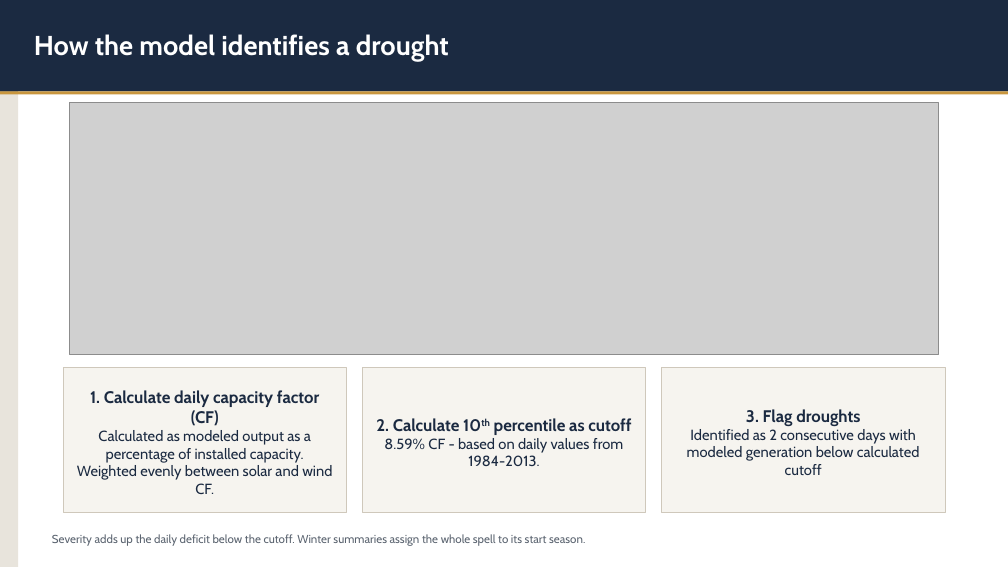
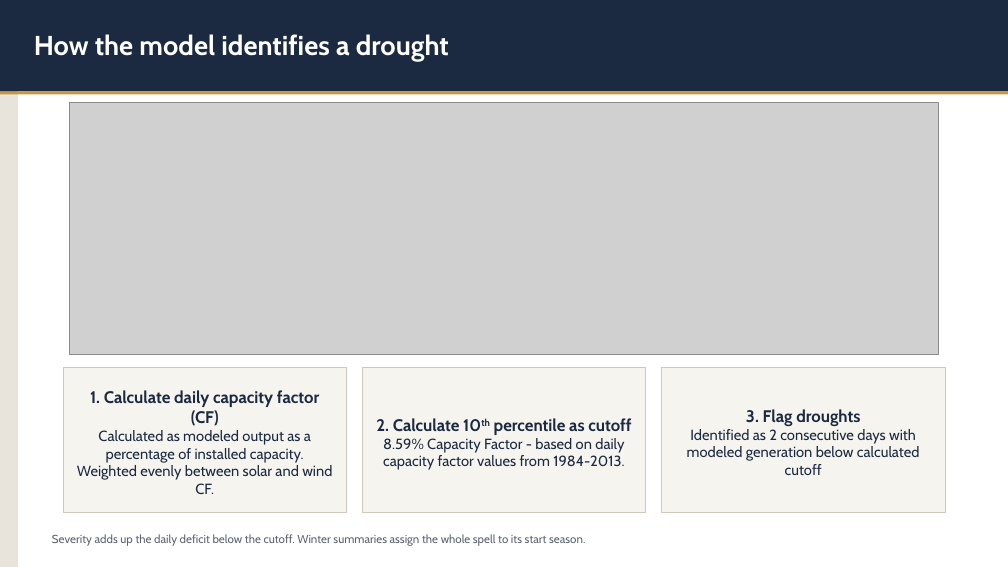
Before and after one commit to asakti47/dunkelflaute-explorer, a slide deck: slide 3 of Dunkelflaute Presentation.pptx (slide 4 before the commit). Drawn at 1008x567 pixels with LibreOffice and Linux fonts; fonts in the diff are those of the drawing; grey boxes stand for pictures. Boxes give left, top, right and bottom in pixels: in the first picture for what was removed or moved away, otherwise in the second. Text is boxed around its words. In the diff, an @@ line names an element or a change of style, - is before the commit and + after.

```diff
--- a/Dunkelflaute Presentation.pptx
+++ b/Dunkelflaute Presentation.pptx
@@ text in rectangle at [376,418,631,470]: text changed @@
-2. Calculate 10th percentile as cutoff
-8.59% CF - based on daily values from 1984-2013.
+2. Calculate 10th percentile as cutoff
+8.59% Capacity Factor - based on daily capacity factor values from 1984-2013.
```
Also in this commit, not shown: 1 other slide changed, 1 slide added, 1 slide removed.
